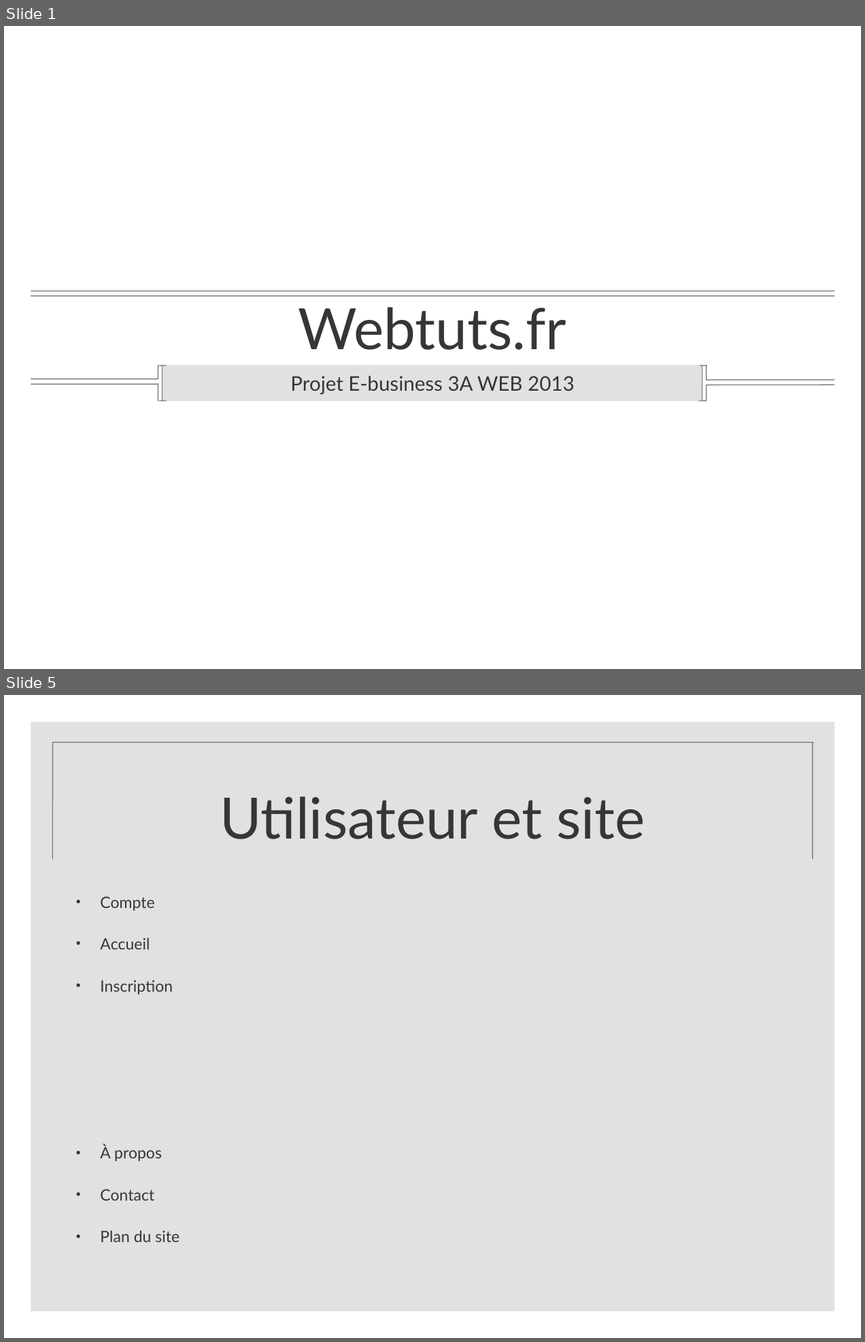
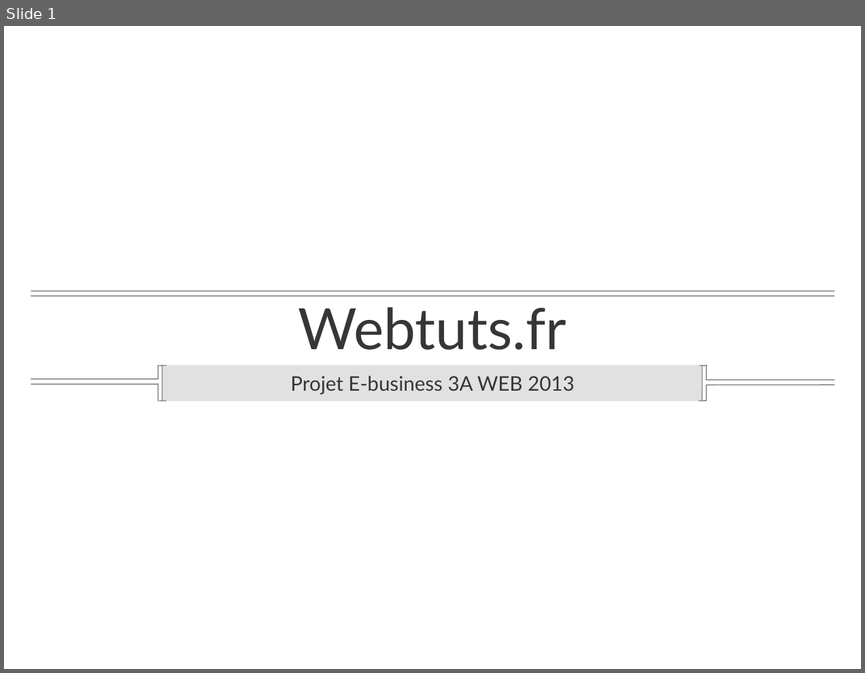
Before and after one commit to fitzlucassen/Webtuts.fr, a slide deck: documents/blog.ppt. Shown one above the other, each under a label of ours: slides 1 and 5 before the commit, slide 1 after it; the slides between them are not shown. The pictures are 865x1342 and 865x673 pixels, drawn with LibreOffice and Linux fonts; fonts in the diff are those of the drawing; background and template pictures are left out. Boxes give left, top, right and bottom in pixels: in the first picture for what was removed or moved away, otherwise in the second. Text is boxed around its words. In the diff, an @@ line names an element or a change of style, - is before the commit and + after.

```diff
--- a/documents/blog.ppt
+++ b/documents/blog.ppt
@@ slide 5 removed at (4, 695, 861, 1338), background picture (left out) @@
@@ rectangle removed at (31, 722, 834, 1311) @@
@@ line removed from (53, 859) to (53, 742) @@
@@ line removed from (813, 742) to (53, 742) @@
@@ line removed from (813, 859) to (813, 742) @@
@@ title removed at (220, 796, 645, 839) @@
-Utilisateur et site
@@ text removed at (100, 896, 179, 1242) @@
-• Compte
-• Accueil
-• Inscription
-• À propos
-• Contact
-• Plan du site
```
Also in this commit, not shown: 3 slides changed, 6 slides added, 3 other slides removed, 3 other files.
